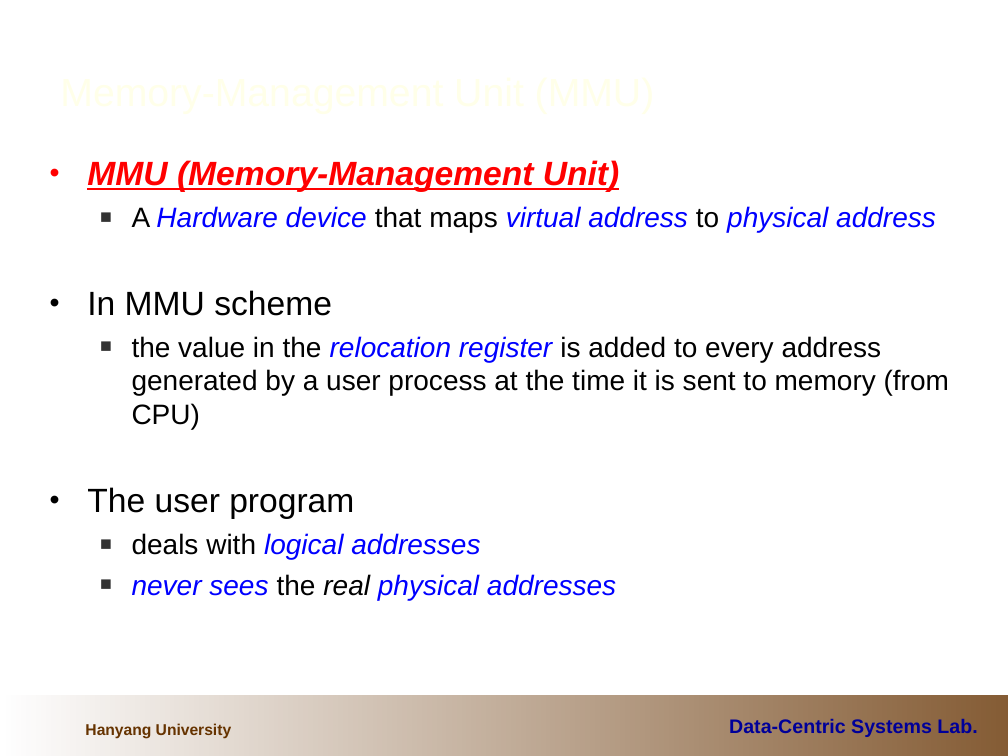
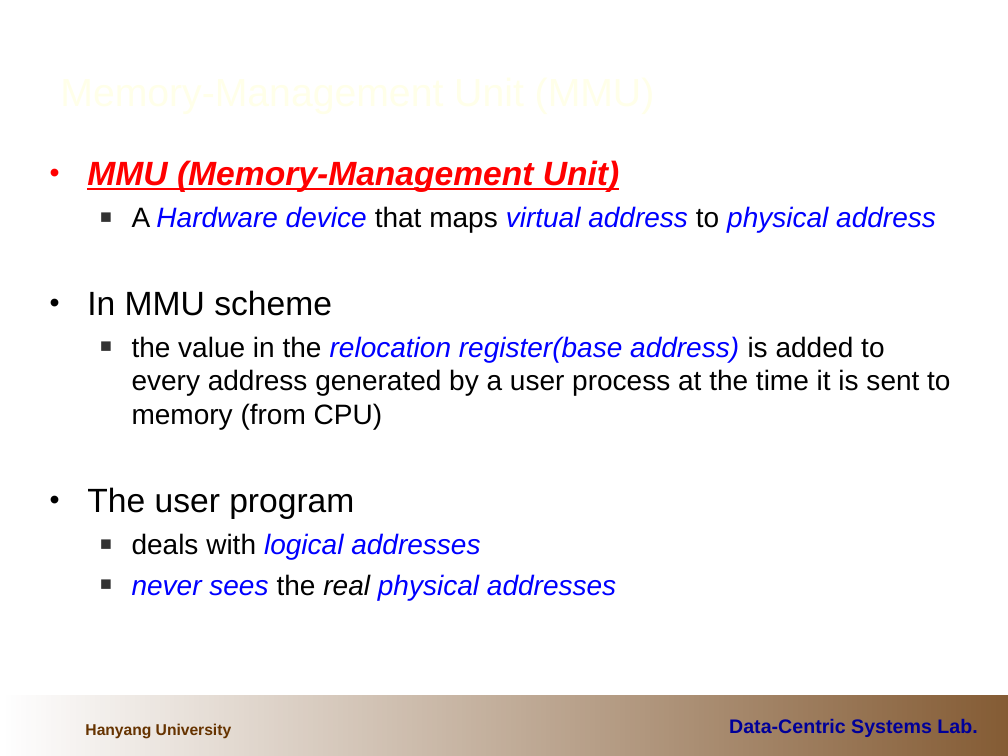
Before and after one commit to cocojk/major, a slide deck: slide 8 of os/이론/7.MemoryManagement.ppt. Drawn at 1008x756 pixels with LibreOffice and Linux fonts; fonts in the diff are those of the drawing; background and template pictures are left out. Boxes give left, top, right and bottom in pixels: in the first picture for what was removed or moved away, otherwise in the second. Text is boxed around its words. In the diff, an @@ line names an element or a change of style, - is before the commit and + after.

Commit message:
20160531

```diff
--- a/os/이론/7.MemoryManagement.ppt
+++ b/os/이론/7.MemoryManagement.ppt
@@ text at [132, 336, 950, 429]: text changed @@
-  ■ the value in the relocation register is added to every address generated by a user process at the time it is sent to memory (from CPU)
+  ■ the value in the relocation register(base address) is added to every address generated by a user process at the time it is sent to memory (from CPU)
```
Also in this commit, not shown: 5 other slides changed.
